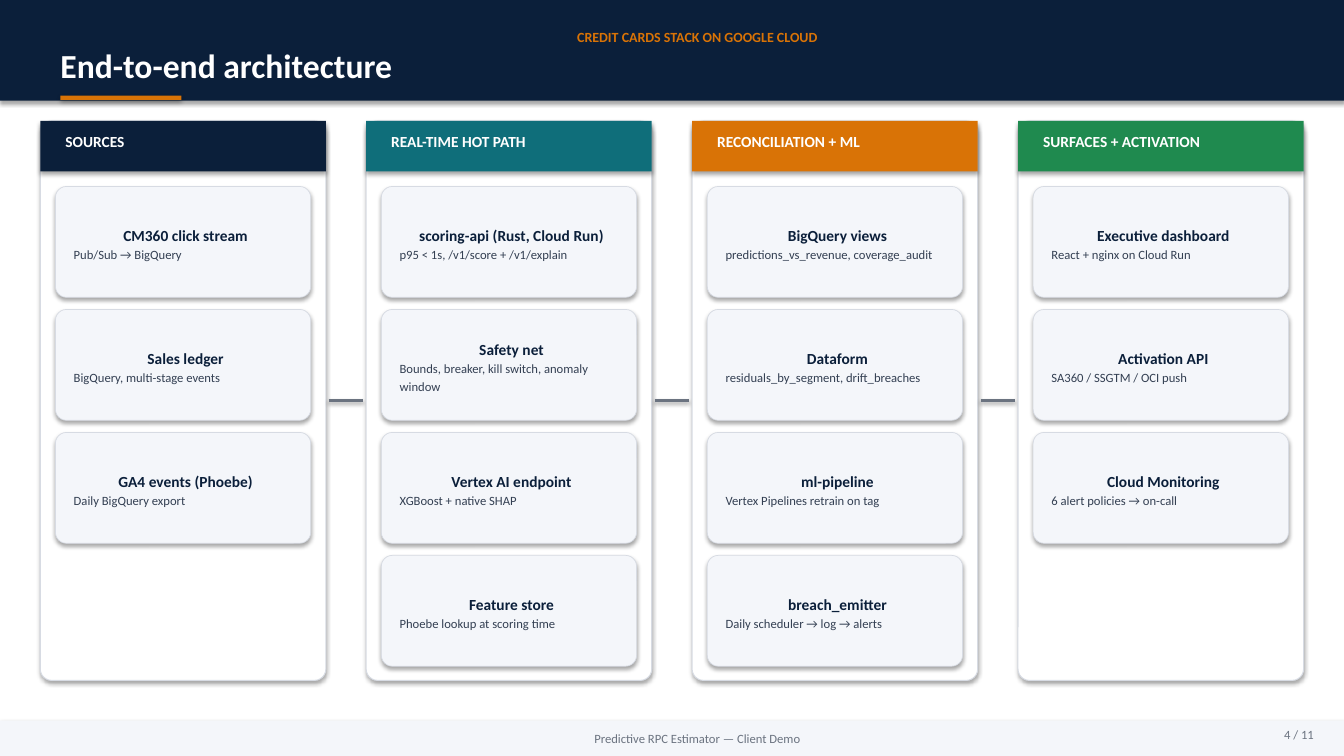
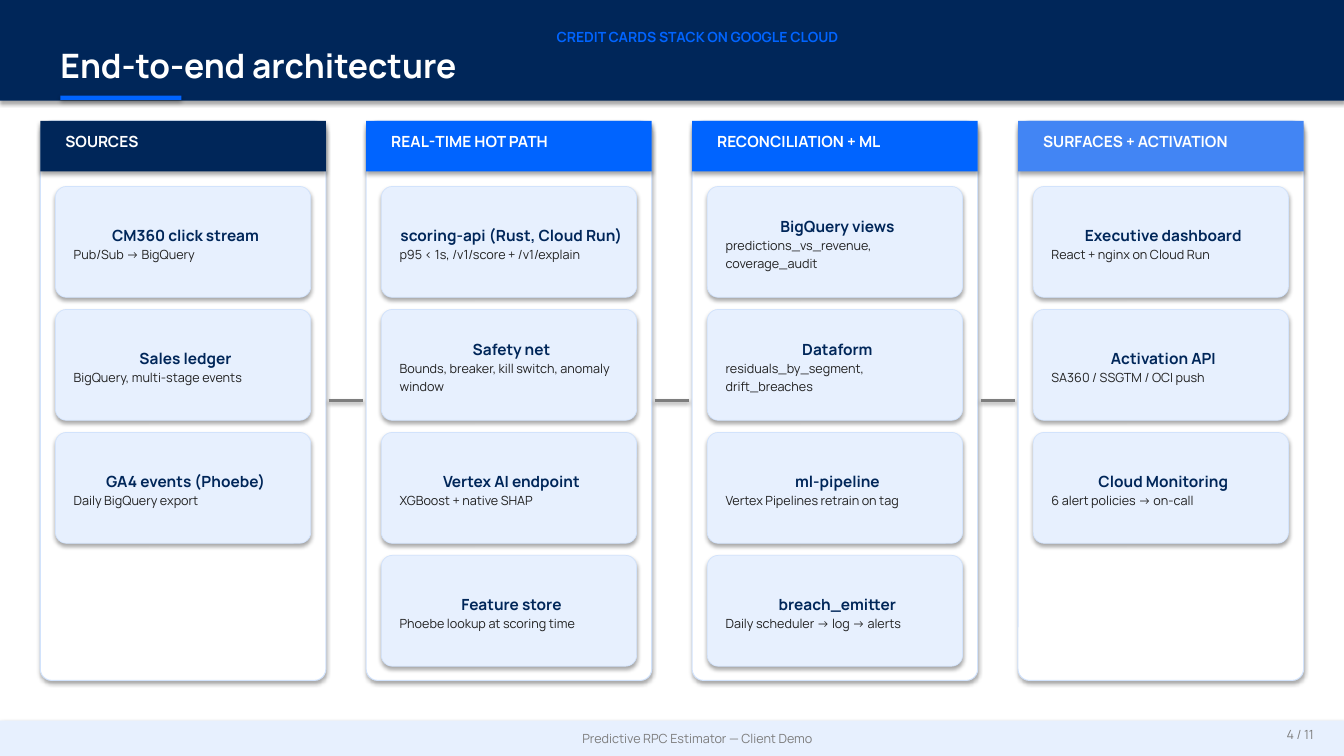
Before and after one commit to asmeyatsky-work/msm, a slide deck: slide 4 of docs/client-demo-deck.pptx. Drawn at 1344x756 pixels with LibreOffice and Linux fonts; fonts in the diff are those of the drawing. Boxes give left, top, right and bottom in pixels: in the first picture for what was removed or moved away, otherwise in the second. Text is boxed around its words. In the diff, an @@ line names an element or a change of style, - is before the commit and + after.

```diff
--- a/docs/client-demo-deck.pptx
+++ b/docs/client-demo-deck.pptx
@@ rectangle "CREDIT CARDS STACK ON GOOGLE ..." at [0,0,1344,101]: font Calibri to Manrope; text colour #D97306 to #0064FF in "CREDIT CARDS STACK ON GOOGLE CLOUD"; fill #0B1F3A to #002659 @@
@@ rectangle at [60,96,181,100]: fill #D97306 to #0064FF @@
@@ rectangle at [40,121,326,171]: fill #0B1F3A to #002659 @@
@@ rectangle at [366,121,651,171]: fill #0F6E7A to #0064FF @@
@@ rectangle at [693,121,978,171]: fill #D97306 to #0064FF @@
@@ outline #D7DBE3 0.75 pt to #D2E3FC 0.75 pt in 4 elements at [40,121,326,681], [366,121,651,681], [693,121,978,681], [1018,121,1304,681] @@
@@ rectangle at [1018,121,1304,171]: fill #1F8A4F to #4285F4 @@
@@ font Calibri to Manrope in 4 elements at [65,135,138,148], [391,135,548,148], [717,135,880,148], [1043,135,1228,147] @@
@@ rounded rectangle "CM360 click stream" at [55,187,311,297]: font Calibri to Manrope; text colour #0B1F3A to #002659 in "CM360 click stream"; text colour #333F52 to #212121 in "Pub/Sub → BigQuery"; fill #F4F6FA to #E7F0FE; outline #D7DBE3 0.5 pt to #D2E3FC 0.5 pt @@
@@ rounded rectangle "scoring-api (Rust, Cloud Run)" at [381,187,636,297]: font Calibri to Manrope; text colour #0B1F3A to #002659 in "scoring-api (Rust, Cloud Run)"; text colour #333F52 to #212121 in "p95 < 1s, /v1/score + /v1/explain"; fill #F4F6FA to #E7F0FE; outline #D7DBE3 0.5 pt to #D2E3FC 0.5 pt @@
@@ rounded rectangle "BigQuery views" at [708,187,963,297]: font Calibri to Manrope; text colour #0B1F3A to #002659 in "BigQuery views"; text colour #333F52 to #212121 in "predictions_vs_revenue, coverage_audit"; fill #F4F6FA to #E7F0FE; outline #D7DBE3 0.5 pt to #D2E3FC 0.5 pt @@
@@ rounded rectangle "Executive dashboard" at [1033,187,1289,297]: font Calibri to Manrope; text colour #0B1F3A to #002659 in "Executive dashboard"; text colour #333F52 to #212121 in "React + nginx on Cloud Run"; fill #F4F6FA to #E7F0FE; outline #D7DBE3 0.5 pt to #D2E3FC 0.5 pt @@
@@ rounded rectangle "Sales ledger" at [55,310,311,420]: font Calibri to Manrope; text colour #0B1F3A to #002659 in "Sales ledger"; text colour #333F52 to #212121 in "BigQuery, multi-stage events"; fill #F4F6FA to #E7F0FE; outline #D7DBE3 0.5 pt to #D2E3FC 0.5 pt @@
@@ rounded rectangle "Safety net" at [381,310,636,420]: font Calibri to Manrope; text colour #0B1F3A to #002659 in "Safety net"; text colour #333F52 to #212121 in "Bounds, breaker, kill switch, anomaly window"; fill #F4F6FA to #E7F0FE; outline #D7DBE3 0.5 pt to #D2E3FC 0.5 pt @@
@@ rounded rectangle "Dataform" at [708,310,963,420]: font Calibri to Manrope; text colour #0B1F3A to #002659 in "Dataform"; text colour #333F52 to #212121 in "residuals_by_segment, drift_breaches"; fill #F4F6FA to #E7F0FE; outline #D7DBE3 0.5 pt to #D2E3FC 0.5 pt @@
@@ rounded rectangle "Activation API" at [1033,310,1289,420]: font Calibri to Manrope; text colour #0B1F3A to #002659 in "Activation API"; text colour #333F52 to #212121 in "SA360 / SSGTM / OCI push"; fill #F4F6FA to #E7F0FE; outline #D7DBE3 0.5 pt to #D2E3FC 0.5 pt @@
@@ elbow line (329, 401) - (364, 401): stroke #6B7380 2 pt to #7D7D7D 2 pt @@
@@ elbow line (654, 401) - (690, 401): stroke #6B7380 2 pt to #7D7D7D 2 pt @@
@@ elbow line (981, 401) - (1015, 401): stroke #6B7380 2 pt to #7D7D7D 2 pt @@
@@ rounded rectangle "GA4 events (Phoebe)" at [55,433,311,543]: font Calibri to Manrope; text colour #0B1F3A to #002659 in "GA4 events (Phoebe)"; text colour #333F52 to #212121 in "Daily BigQuery export"; fill #F4F6FA to #E7F0FE; outline #D7DBE3 0.5 pt to #D2E3FC 0.5 pt @@
@@ rounded rectangle "Vertex AI endpoint" at [381,433,636,543]: font Calibri to Manrope; text colour #0B1F3A to #002659 in "Vertex AI endpoint"; text colour #333F52 to #212121 in "XGBoost + native SHAP"; fill #F4F6FA to #E7F0FE; outline #D7DBE3 0.5 pt to #D2E3FC 0.5 pt @@
@@ rounded rectangle "ml-pipeline" at [708,433,963,543]: font Calibri to Manrope; text colour #0B1F3A to #002659 in "ml-pipeline"; text colour #333F52 to #212121 in "Vertex Pipelines retrain on tag"; fill #F4F6FA to #E7F0FE; outline #D7DBE3 0.5 pt to #D2E3FC 0.5 pt @@
@@ rounded rectangle "Cloud Monitoring" at [1033,433,1289,543]: font Calibri to Manrope; text colour #0B1F3A to #002659 in "Cloud Monitoring"; text colour #333F52 to #212121 in "6 alert policies → on-call"; fill #F4F6FA to #E7F0FE; outline #D7DBE3 0.5 pt to #D2E3FC 0.5 pt @@
@@ rounded rectangle "Feature store" at [381,556,636,666]: font Calibri to Manrope; text colour #0B1F3A to #002659 in "Feature store"; text colour #333F52 to #212121 in "Phoebe lookup at scoring time"; fill #F4F6FA to #E7F0FE; outline #D7DBE3 0.5 pt to #D2E3FC 0.5 pt @@
@@ rounded rectangle "breach_emitter" at [708,556,963,666]: font Calibri to Manrope; text colour #0B1F3A to #002659 in "breach_emitter"; text colour #333F52 to #212121 in "Daily scheduler → log → alerts"; fill #F4F6FA to #E7F0FE; outline #D7DBE3 0.5 pt to #D2E3FC 0.5 pt @@
@@ rectangle "Predictive RPC Estimator — Client ..." at [0,721,1344,756]: font Calibri to Manrope, text colour #6B7380 to #7D7D7D; fill #F4F6FA to #E7F0FE @@
@@ text "4 / 11" at [1287,730,1314,739]: font Calibri to Manrope, text colour #6B7380 to #7D7D7D @@
```
Also in this commit, not shown: 10 other slides changed, 1 other file.
